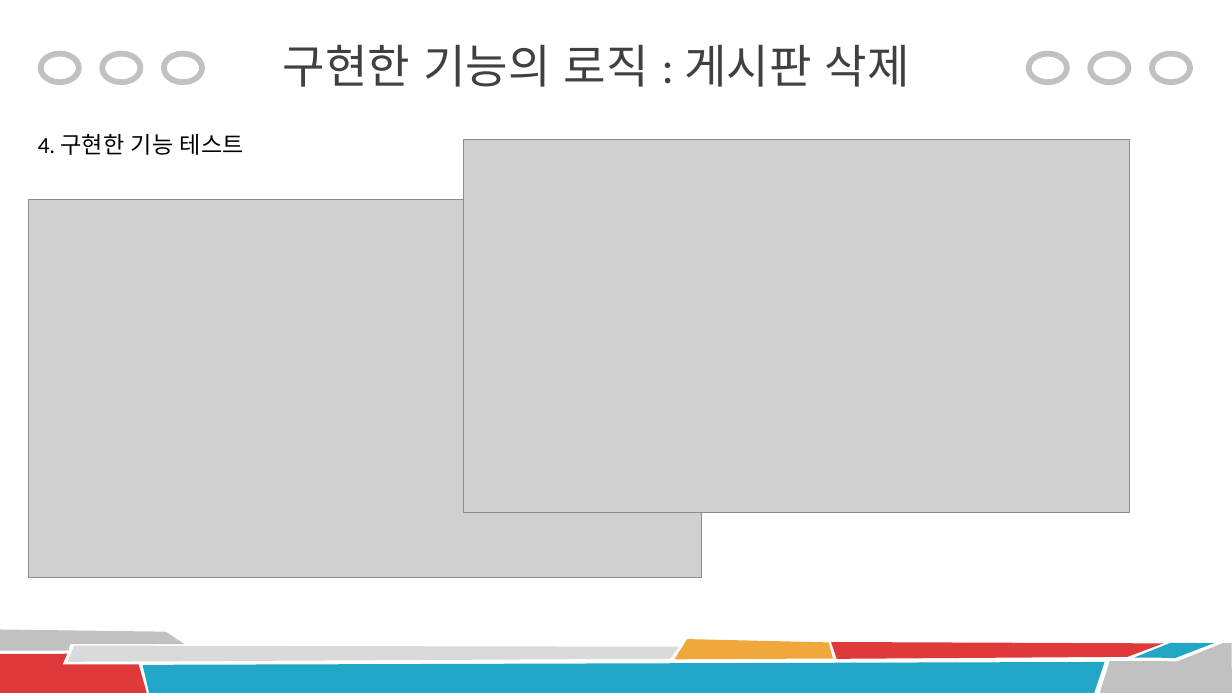
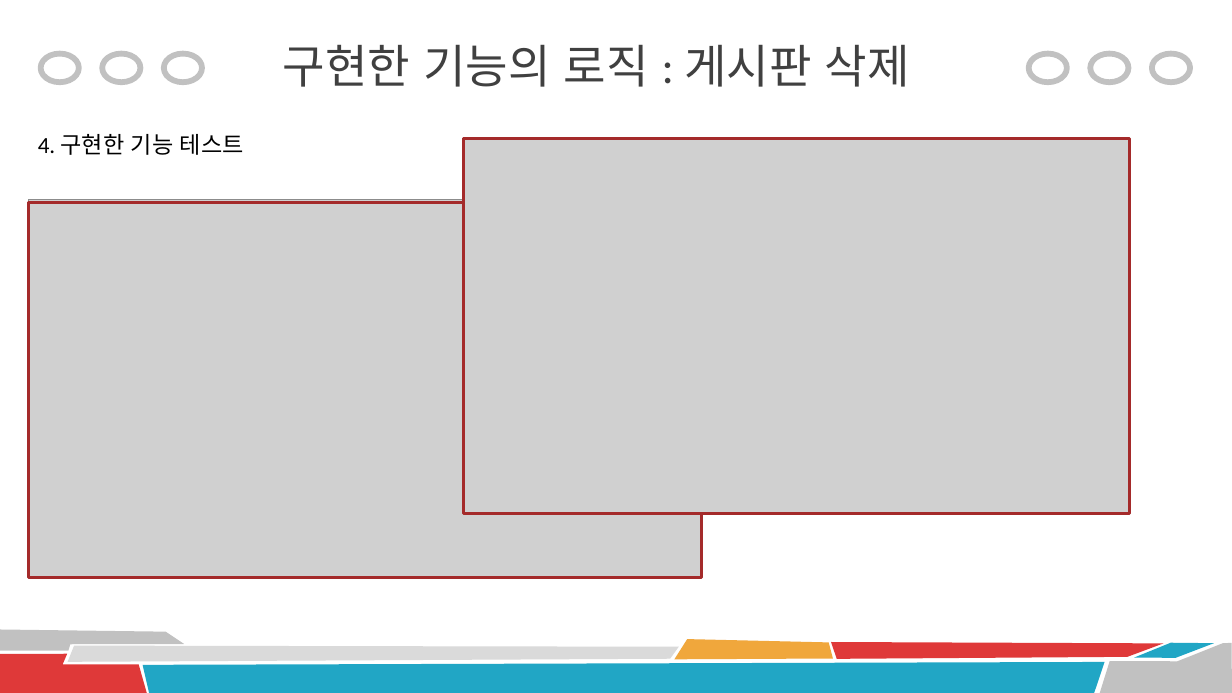
Before and after one commit to Peaceful-LHJ/Project_Board, a slide deck: slide 16 of ProjectDocument/Portfolio_Project.pptx. Drawn at 1232x693 pixels with LibreOffice and Linux fonts; fonts in the diff are those of the drawing; grey boxes stand for pictures. Boxes give left, top, right and bottom in pixels: in the first picture for what was removed or moved away, otherwise in the second. Text is boxed around its words. In the diff, an @@ line names an element or a change of style, - is before the commit and + after.

```diff
--- a/ProjectDocument/Portfolio_Project.pptx
+++ b/ProjectDocument/Portfolio_Project.pptx
@@ rectangle added at (x1=464, y1=139, x2=1129, y2=514), outline #A52A2A 2.25 pt @@
@@ rectangle added at (x1=29, y1=202, x2=702, y2=578), outline #A52A2A 2.25 pt @@
```
Also in this commit, not shown: 10 other slides changed, 1 other file.
